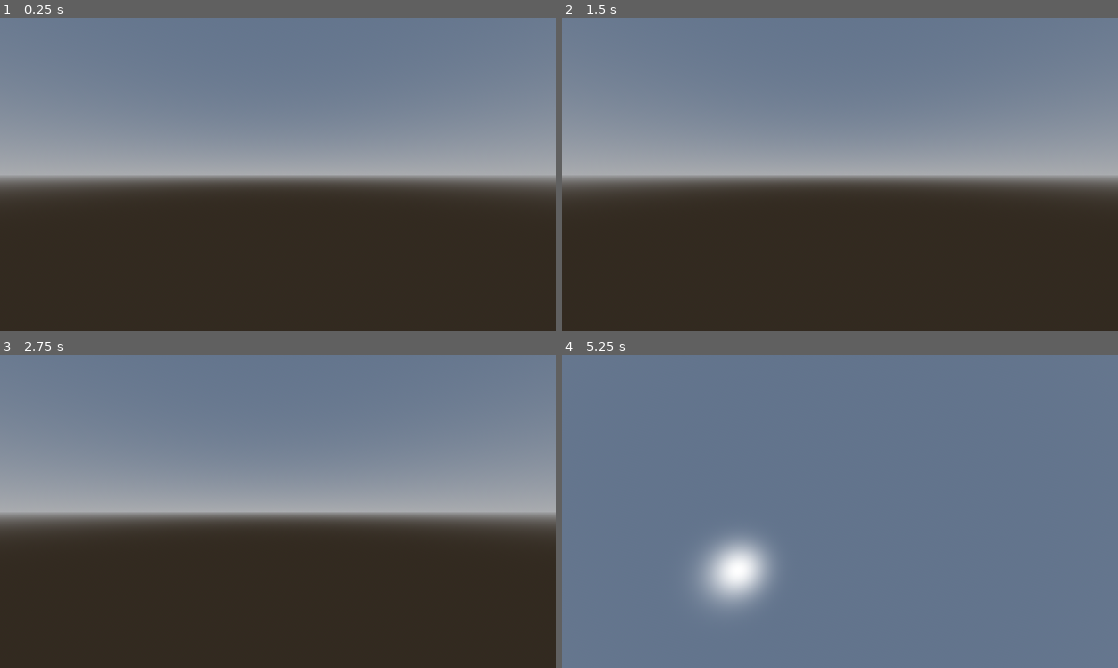
Above: before the commit, frames 1-4 (two rows, left to right).
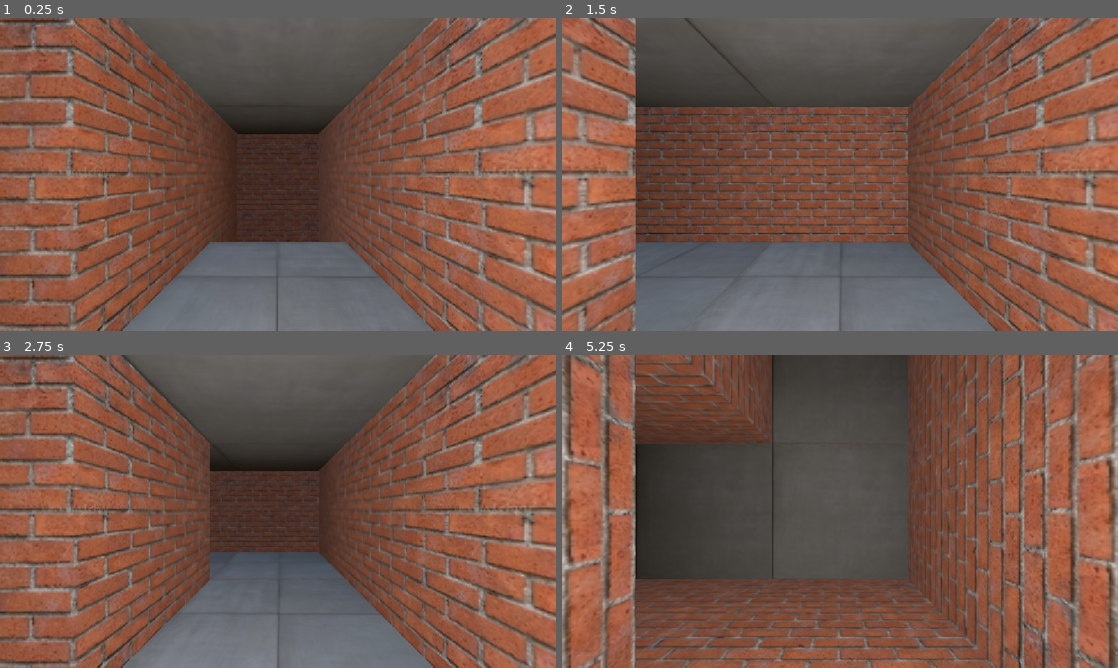
Above: after the commit, the same moments.

Repository: coopermeade-hash/Wall-Crawler
Game: Godot game, scene res://Scenes/game.tscn
The game is run twice, just before and just after one commit, with the same random seed, the same clock (stepped at 60 frames per second) and the same inputs.
Inputs:
- Up to frame 1 (0.25 s): no input
- Up to frame 2 (1.5 s): tap Enter at 0.5 s; hold Right (turn_right) 0.53-1.28 s; hold Space (attack) 0.53-1.28 s; hold Down (move_backward) from 1.28 s (still down); tap Z (wall_crawl) at 1.35 s
- Up to frame 3 (2.75 s): tap Enter at 2 s; release Down (move_backward) at 2.03 s; hold Right (turn_right) from 2.03 s (still down); hold Space (attack) from 2.03 s (still down)
- Up to frame 4 (5.25 s): release Right (turn_right) at 2.78 s; release Space (attack) at 2.78 s; hold Up (move_forward) 2.78-3.53 s; tap Z (wall_crawl) at 2.85, 4.35 s; tap Enter at 3.5 s; hold Space (attack) 3.53-4.28 s; hold Left (turn_left) 3.53-5.03 s; hold Down (move_backward) from 5.03 s (still down); hold Space (attack) from 5.03 s (still down)

The runs differ from the first frame. In frame 1, 96% of the frame differs, in the area x 0-100%, y 0-100%; in frame 2, 99%; in frame 3, 98%; in frame 4, 100%.
Error before the commit: Parse Error: Expected indented block after "for" block. (res://Scenes/Map/grid_map.gd:64)

Commit message:
More world gen dev, add exits

Diff:
--- a/wall-crawler/Scenes/Map/WorldGen/world_gen.gd
+++ b/wall-crawler/Scenes/Map/WorldGen/world_gen.gd
@@ -23,7 +23,7 @@
 	return is_false
 
 var dead_ends = []
-
+var maze_cells = []
 
 func _init(width : int, height : int, length : int, seed = randi()) -> void:
 	seed(seed)
@@ -40,7 +40,8 @@
 	var cells = []
 
 	#Create a empty array that will have where our maze junctions are.
-	var maze_cells = []
+	maze_cells = []
+	dead_ends = []
 
 	#Create a empty 3D array of cells
 	for x in WIDTH + 1:
--- a/wall-crawler/Scenes/Map/grid_map.gd
+++ b/wall-crawler/Scenes/Map/grid_map.gd
@@ -34,19 +34,19 @@
 	#for each dead end, check if the dead end is at one end of the maze, if it is, add to the exits.
 	for dead_end in world_gen.dead_ends:
 		if dead_end.x == 0:
-			left_exits.append(dead_end)
+			left_exits.append(dead_end + Vector3.ONE)
 		if dead_end.x == world_size.x - 2:
-			right_exits.append(dead_end)
+			right_exits.append(dead_end + Vector3.ONE)
 
 		if dead_end.y == 0:
-			down_exits.append(dead_end)
+			down_exits.append(dead_end + Vector3.ONE)
 		if dead_end.y == world_size.y - 2:
-			up_exits.append(dead_end)
+			up_exits.append(dead_end + Vector3.ONE)
 
 		if dead_end.z == 0:
-			forward_exits.append(dead_end)
+			forward_exits.append(dead_end + Vector3.ONE)
 		if dead_end.z == world_size.z - 2:
-			backward_exits.append(dead_end)
+			backward_exits.append(dead_end + Vector3.ONE)
 
 	#Get a list of all the exits. We could use this to point twoards the nearest when.
 	exits = left_exits + right_exits + down_exits + up_exits + forward_exits + backward_exits
@@ -59,10 +59,21 @@
 
 	#Place the player, the victims, and the exits.
 	place_player()
-	place_victims(world_gen.dead_ends)
+	place_victims(world_gen.maze_cells)
 
-	for l_exit in left_exits:
-
+	#Place exits in each direction.
+	for exit in left_exits:
+		place_exit(exit, Vector3.LEFT)
+	for exit in right_exits:
+		place_exit(exit, Vector3.RIGHT)
+	for exit in up_exits:
+		place_exit(exit, Vector3.UP)
+	for exit in down_exits:
+		place_exit(exit, Vector3.DOWN)
+	for exit in forward_exits:
+		place_exit(exit, Vector3.FORWARD, Vector3.LEFT)
+	for exit in backward_exits:
+		place_exit(exit, Vector3.BACK)
 
 
 #Place the player in the center of the maze.
@@ -87,10 +98,14 @@
 			add_child(new_victim)
 
 #Place an exit at the star point, going in a certain direction
-func place_exits(start : Vector3, direction : Vector3, pit_length := 6, ledge_length = 3):
+func place_exit(start : Vector3, direction : Vector3, down_dir = Vector3.DOWN, pit_length := 6, ledge_length = 3):
 	var point = start
-	for l in pit_length + ledge_length:
+	#Move forward, digging forward from the exit.
+	for l in pit_length + ledge_length + 1:
+		#Remove walls here to open the exit up
+		set_cell_item(point, -1)
+		#If the pit is just over the edge, or after the pit, create a ledge for us to go on.
+		if l > pit_length + 1 or l == 2:
+			set_cell_item(point + down_dir, 0)
+
 		point += direction
-		set_cell_item(point, -1)
-		if l > pit_length:
-			set_cell_item(point + Vector3.DOWN, 0)
--- a/wall-crawler/Scenes/game.tscn
+++ b/wall-crawler/Scenes/game.tscn
@@ -30,7 +30,6 @@
 [node name="GridMap" type="GridMap" parent="World" unique_id=1119345686 groups=["map"]]
 mesh_library = ExtResource("1_wrm1d")
 script = ExtResource("2_3dryh")
-world_size = null
 victim_scene = ExtResource("3_3dryh")
 victim_chance = 1.0
 
